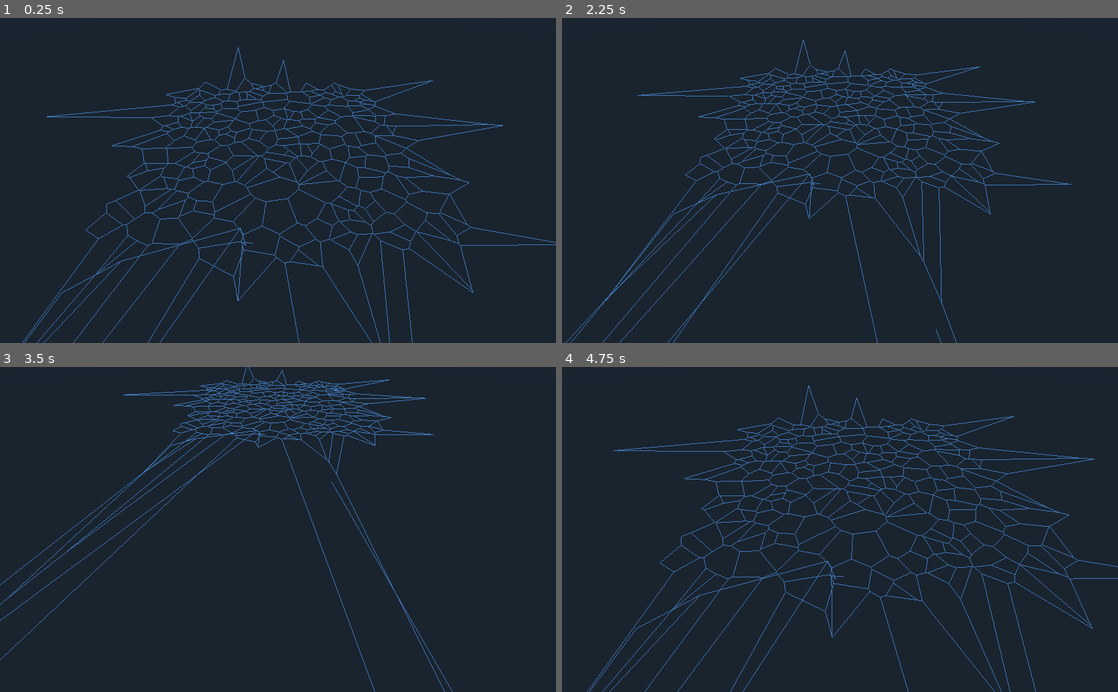
Above: before the commit, frames 1-4 (two rows, left to right).
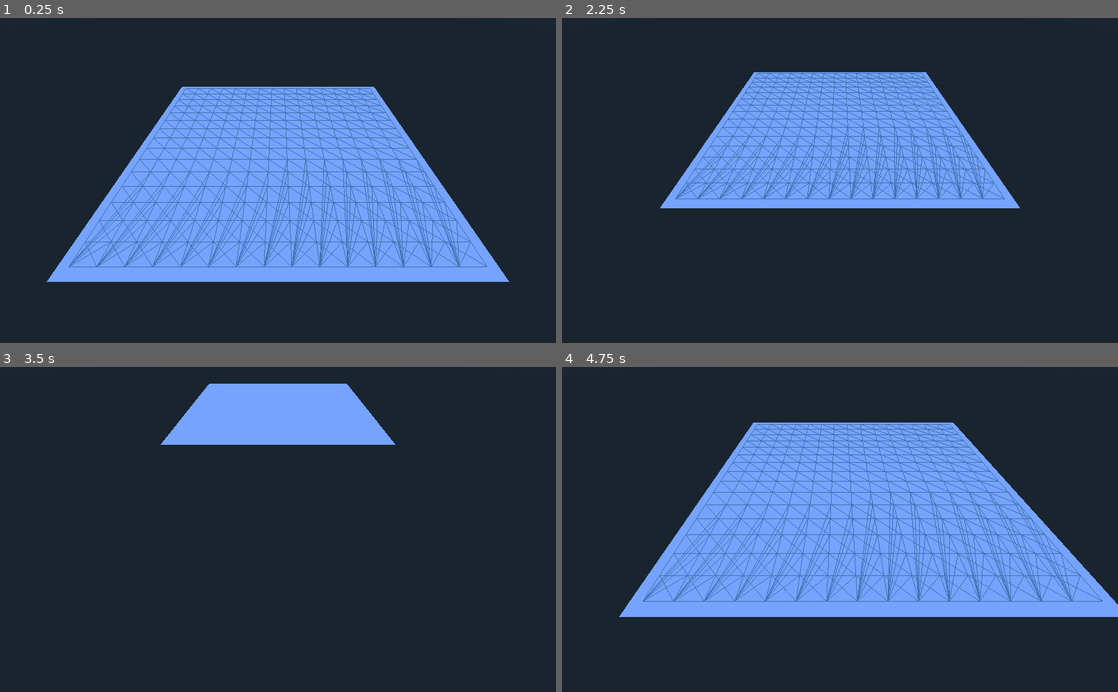
Above: after the commit, the same moments.

Repository: MichaelReel/Voronoi
Game: Godot game, scene res://Root.tscn
The game is run twice, just before and just after one commit, with the same random seed, the same clock (stepped at 60 frames per second) and the same inputs.
Inputs:
- Up to frame 1 (0.25 s): no input
- Up to frame 2 (2.25 s): tap Enter at 0.5, 2 s; hold T (toggle_delaunay, bound only after the commit) 0.53-1.28 s; tap G (toggle_voronoi, bound only after the commit) at 0.8, 1.35 s; tap Space at 1.25 s; tap T (toggle_delaunay, bound only after the commit) at 1.55 s; hold Keypad 5 (camera_backward) from 2.03 s (still down)
- Up to frame 3 (3.5 s): tap G (toggle_voronoi, bound only after the commit) at 2.3 s; release Keypad 5 (camera_backward) at 2.78 s; tap Keypad 1 (camera_down) at 2.85 s; tap T (toggle_delaunay, bound only after the commit) at 3.05 s
- Up to frame 4 (4.75 s): tap Space at 3.5 s; hold Keypad 8 (camera_forward) 3.53-4.28 s; tap G (toggle_voronoi, bound only after the commit) at 3.8 s; tap Keypad 4 (camera_left) at 4.35 s; tap T (toggle_delaunay, bound only after the commit) at 4.55 s

The runs differ from the first frame. In frame 1, 36% of the frame differs, in the area x 4-100%, y 8-100%; in frame 2, 21%; in frame 3, 7.4%; in frame 4, 39%, in the area x 4-100%, y 5-100%.

Commit message:
Saving current setup, although the delaunay algoritm seems to be faulty. May need to find alternative delaunay calc as currently, triangles are overlapping with a test grid of vertices.

Diff:
--- a/Delaunay.gd
+++ b/Delaunay.gd
@@ -12,8 +12,8 @@
 export var wireframe = true
 export var smooth_shading = false
 
-# I don't know the real epsilon in Godot, but this works
-var float_Epsilon = 0.000001
+# I don't know the real epsilon in Godot (it's tiny), but this works
+var float_Epsilon = 0.0000001
 
 # A Vector3-array for delaunay triangulator
 var points = []
@@ -35,6 +35,10 @@
 
 func _on_SmoothShading_CheckBox_toggled( pressed ):
 	smooth_shading = pressed
+
+func _input(event):
+	if event.is_action_pressed("toggle_delaunay"):
+		visible = not visible
 
 func update_counters():
 	var s = "Verts: " + str(verts.size())
@@ -44,6 +48,7 @@
 	status_text = s
 
 func do_delaunay():
+
 	generation_time = OS.get_ticks_msec()
 
 	# Do the Delaunay triangulation
@@ -63,6 +68,7 @@
 
 	# Clear any existing data
 	# uv.clear()
+	surfTool.clear()
 	verts.clear()
 	tris.clear()
 
@@ -80,9 +86,6 @@
 
 
 func CreateSurface():
-
-	# Clear previous data from SurfaceTool
-	surfTool.clear()
 
 	# Select primitive mode
 	if wireframe:
--- a/Generator.gd
+++ b/Generator.gd
@@ -6,25 +6,73 @@
 export (int) var seedy = 0
 
 var delaunay_vertices = []  # Vector3
+var voronoi_vertices = []
 
 func _ready():
+	print("starting")
 
 	# Called every time the node is added to the scene.
 	# Initialization here
 	seed(seedy)
+
+	# Create an initial set of vertices
+	print("create vertices")
 	create_vertices()
 
-# 	improve_vertices()
-
+	# Process points via delaunay and voronoi
+	print("Process points via delaunay and voronoi")
 	$Delaunay.points = delaunay_vertices
 	$Delaunay.do_delaunay()
+	# $Voronoi.delaunay_verts = delaunay_vertices
+	# $Voronoi.delaunay_tris = $Delaunay.tris
+	# $Voronoi.do_voronoi()
 
-	$Voronoi.delaunay_tris = $Delaunay.tris
+	# # Use lloyds to reposition the vertices
+	# print("Improve vertices")
+	# voronoi_vertices = $Voronoi.verts
+	# improve_vertices($Voronoi.cells)
+
+	# # Process points via delaunay and voronoi
+	# print("Process points via delaunay and voronoi")
+	# $Delaunay.points = delaunay_vertices
+	# $Delaunay.do_delaunay()
+	# $Voronoi.delaunay_verts = delaunay_vertices
+	# $Voronoi.delaunay_tris = $Delaunay.tris
+
 	$Voronoi.do_voronoi()
 
 func create_vertices():
-	for i in range(vertex_count):
-		delaunay_vertices.append(Vector3(randf(), 0, randf()))
+	# for i in range(vertex_count):
+	# 	delaunay_vertices.append(Vector3(randf(), 0, randf()))
 
-# func improve_vertices():
-# 	pass
+	# Some debuggy type stuff:
+	var p = 1.0 / 32
+	var i = 1.0 / 16
+	for x in range(16):
+		for z in range(16):
+			delaunay_vertices.append(Vector3(p + (x * i), 0, p + (z * i)))
+
+
+func improve_vertices(var cells):
+	# We can use Lloyds algorithm for to recalculate the delaunay vertices
+	# As long as delaunay and voronoi have already been processed
+	# The new set of points need to be processed againt to see the
+	# results of convergence
+	delaunay_vertices.clear()
+	var speed = 1.0
+	for cell in cells:
+		var centroid = get_average_vertex(cell.vs)
+		# print ("Average of ", cell.vs, " is ", centroid)
+		var nucleus = cell.nucleus
+		var new_pos = (centroid)
+		delaunay_vertices.append(new_pos)
+
+func get_average_vertex(var vertex_list):
+	var vert_avg = Vector3()
+	var vert_count = len(vertex_list)
+	if vert_count > 0:
+		for vert in vertex_list:
+			vert_avg += voronoi_vertices[vert]
+		vert_avg /= vert_count
+
+	return vert_avg
--- a/Root.tscn
+++ b/Root.tscn
@@ -18,6 +18,13 @@
 render_priority = 0
 shader = SubResource( 1 )
 
+[sub_resource type="PlaneMesh" id=3]
+
+custom_aabb = AABB( 0, 0, 0, 0, 0, 0 )
+size = Vector2( 1, 1 )
+subdivide_width = 0
+subdivide_depth = 0
+
 [node name="Root" type="Spatial" index="0"]
 
 [node name="Generator" type="Spatial" parent="." index="0"]
@@ -28,7 +35,7 @@
 
 [node name="Delaunay" type="MeshInstance" parent="Generator" index="0"]
 
-visible = false
+transform = Transform( 1, 0, 0, 0, 1, 0, 0, 0, 1, 0, -0.005, 0 )
 layers = 1
 material_override = SubResource( 2 )
 cast_shadow = 1
@@ -41,7 +48,7 @@
 mesh = null
 skeleton = NodePath("..")
 script = ExtResource( 2 )
-_sections_unfolded = [ "Geometry" ]
+_sections_unfolded = [ "Geometry", "Transform" ]
 wireframe = true
 smooth_shading = false
 
@@ -62,6 +69,23 @@
 _sections_unfolded = [ "Geometry" ]
 wireframe = true
 smooth_shading = false
+
+[node name="BaseOutline" type="MeshInstance" parent="Generator" index="2"]
+
+transform = Transform( 1, 0, 0, 0, 1, 0, 0, 0, 1, 0.5, -0.01, 0.5 )
+layers = 1
+material_override = null
+cast_shadow = 1
+extra_cull_margin = 0.0
+use_in_baked_light = false
+lod_min_distance = 0.0
+lod_min_hysteresis = 0.0
+lod_max_distance = 0.0
+lod_max_hysteresis = 0.0
+mesh = SubResource( 3 )
+skeleton = NodePath("..")
+material/0 = null
+_sections_unfolded = [ "Geometry", "Transform", "material" ]
 
 [node name="CameraMount" type="Spatial" parent="." index="1"]
 
--- a/Voronoi.gd
+++ b/Voronoi.gd
@@ -3,13 +3,22 @@
 export var wireframe = true
 export var smooth_shading = false
 
+# Simple x/z bounds
+var bounds = Rect2(0.0, 0.0, 1.0, 1.0)
+
 # A Vector3-array for delaunay triangulator
+var delaunay_verts = []
 var delaunay_tris = []
 
 # Stuff for generating mesh
 var surfTool = SurfaceTool.new()
 var verts = []
+var cells = []
 var edges = []
+
+# Some internal bounds collisions
+var out_edges = []
+var border_cells = []
 
 # How long does vonoroi take
 var generation_time = 0.0
@@ -23,6 +32,10 @@
 
 func _on_SmoothShading_CheckBox_toggled( pressed ):
 	smooth_shading = pressed
+
+func _input(event):
+	if event.is_action_pressed("toggle_voronoi"):
+		visible = not visible
 
 func update_counters():
 	var s = "Verts: " + str(verts.size())
@@ -34,23 +47,29 @@
 func do_voronoi():
 	generation_time = OS.get_ticks_msec()
 
+	surfTool.clear()
+	verts.clear()
+	cells.clear()
+	edges.clear()
+	print ("Data cleared, creating voronoi graph")
+
 	# Do the Voronoi calculations
 	create_voronoi_graph()
+	print ("voronoi graph created, creating surface")
 
 	# Use SurfaceTool to create a surface
 	CreateSurface()
+	print ("Surface created, setting mesh")
 
 	# Create a mesh from the SurfaceTool
 	self.set_mesh(CreateMesh())
+	print ("Mesh set")
 
 	generation_time = OS.get_ticks_msec() - generation_time
 	update_counters()
 	print(status_text)
 
 func CreateSurface():
-
-	# Clear previous data from SurfaceTool
-	surfTool.clear()
 
 	# Wireframe mode only unless we split voronoi polygons
 	surfTool.begin(Mesh.PRIMITIVE_LINES)
@@ -88,25 +107,109 @@
 class Edge:
 	var p1
 	var p2
+
 	func _init(var point1, var point2):
 		p1 = point1
 		p2 = point2
+
 	func Equals(var other):
 		return ((p1 == other.p2) && (p2 == other.p1)) || ((p1 == other.p1) && (p2 == other.p2))
 
+class Cell:
+
+	var nucleus
+	var vs = []
+	var es = []
+
+	func _init(var n):
+		nucleus = n
+
+	func add_edge(var ei, var edge):
+		es.append(ei)
+		add_vert(edge.p1)
+		add_vert(edge.p2)
+
+	func add_vert(vert):
+		if not vs.has(vert):
+			vs.append(vert)
+
 func create_voronoi_graph():
+
+	var out_verts = []
+
+	# Create a index-matched polygon array for delaunay verts
+	print ("Creating index matched polygon array")
+	var vi = 0
+	while vi < delaunay_verts.size():
+		cells.append(Cell.new(delaunay_verts[vi]))
+		vi += 1
 
 	# The circumcentres of the delaunay triangles make up the vertices
 	# The edges are between circumcenters of connected triangles
+	print ("Adding circumcenters to vertex array")
 	var ti = 0
 	while ti < delaunay_tris.size():
-		verts.append(delaunay_tris[ti].circumcenter)
+		var new_vert = delaunay_tris[ti].circumcenter
+		verts.append(new_vert)
+		if out_of_bounds(new_vert):
+			out_verts.append(ti)
 		ti += 1
+
 	# Add edges for each connected triangle
+	print ("Adding edges from each triangle")
 	ti = 0
 	while ti < delaunay_tris.size():
-		for con_vert_ind in delaunay_tris[ti].connected:
-			# Try to avoid duplicating edges
-			if con_vert_ind > ti:
-				edges.append(Edge.new(ti, con_vert_ind))
+
+		# Each triangle circumcenter connected to this one
+		# The verts index created above is the same as the tris index
+		# print ("triangle index ", ti)
+		for ci in delaunay_tris[ti].connected:
+
+			# Try to avoid duplicating edges - only join unvisited verts
+			# print ("connected index ", ci)
+			if ci > ti:
+				var edge = Edge.new(ti, ci)
+				var ei = len(edges)
+				edges.append(edge)
+				# check if this edge goes out of bounds
+				if out_verts.has(ci) or out_verts.has(ti):
+					out_edges.append(ei)
+				# This edge will also belong to 2 cells
+				update_cells(ti, ci, ei)
 		ti += 1
+
+	# Do something with border edges
+	print ("Border vertices: ", len(out_verts), "/", len(verts))
+	print ("Border edges: ", len(out_edges), "/", len(edges))
+	print ("Border cells: ", len(border_cells), "/", len(cells))
+
+func out_of_bounds(var vert):
+	if vert.x < bounds.position.x:
+		return true
+	if vert.x > bounds.end.x:
+		return true
+	if vert.z < bounds.position.y:
+		return true
+	if vert.z > bounds.end.y:
+		return true
+	return false
+
+func update_cells(var tri1, var tri2, var ei):
+	# print ("update_cells(", tri1, ", ", tri2, ", ", edge, ")")
+	# Find which 2 vertex indices are in both tris
+	var verts1 = [delaunay_tris[tri1].p1, delaunay_tris[tri1].p2, delaunay_tris[tri1].p3]
+	var verts2 = [delaunay_tris[tri2].p1, delaunay_tris[tri2].p2, delaunay_tris[tri2].p3]
+	var shared_verts = intersection(verts1, verts2)
+
+	for vert_ind in shared_verts:
+		# Update the same indexed cell to add the edge
+		cells[vert_ind].add_edge(ei, edges[ei])
+		if out_edges.has(ei):
+			border_cells.append(vert_ind)
+
+func intersection(var array1, var array2):
+	var return_array = []
+	for item in array1:
+		if array2.has(item):
+			return_array.append(item)
+	return return_array
--- a/project.godot
+++ b/project.godot
@@ -34,6 +34,10 @@
 camera_up=[ Object(InputEventKey,"resource_local_to_scene":false,"resource_name":"","device":0,"alt":false,"shift":false,"control":false,"meta":false,"command":false,"pressed":false,"scancode":16777357,"unicode":0,"echo":false,"script":null)
 , Object(InputEventKey,"resource_local_to_scene":false,"resource_name":"","device":0,"alt":false,"shift":false,"control":false,"meta":false,"command":false,"pressed":false,"scancode":82,"unicode":0,"echo":false,"script":null)
  ]
+toggle_delaunay=[ Object(InputEventKey,"resource_local_to_scene":false,"resource_name":"","device":0,"alt":false,"shift":false,"control":false,"meta":false,"command":false,"pressed":false,"scancode":84,"unicode":0,"echo":false,"script":null)
+ ]
+toggle_voronoi=[ Object(InputEventKey,"resource_local_to_scene":false,"resource_name":"","device":0,"alt":false,"shift":false,"control":false,"meta":false,"command":false,"pressed":false,"scancode":71,"unicode":0,"echo":false,"script":null)
+ ]
 
 [rendering]
 
Not shown: 1 places in Root.tscn that only renumber resources
Not shown, changed: icon.png.import
